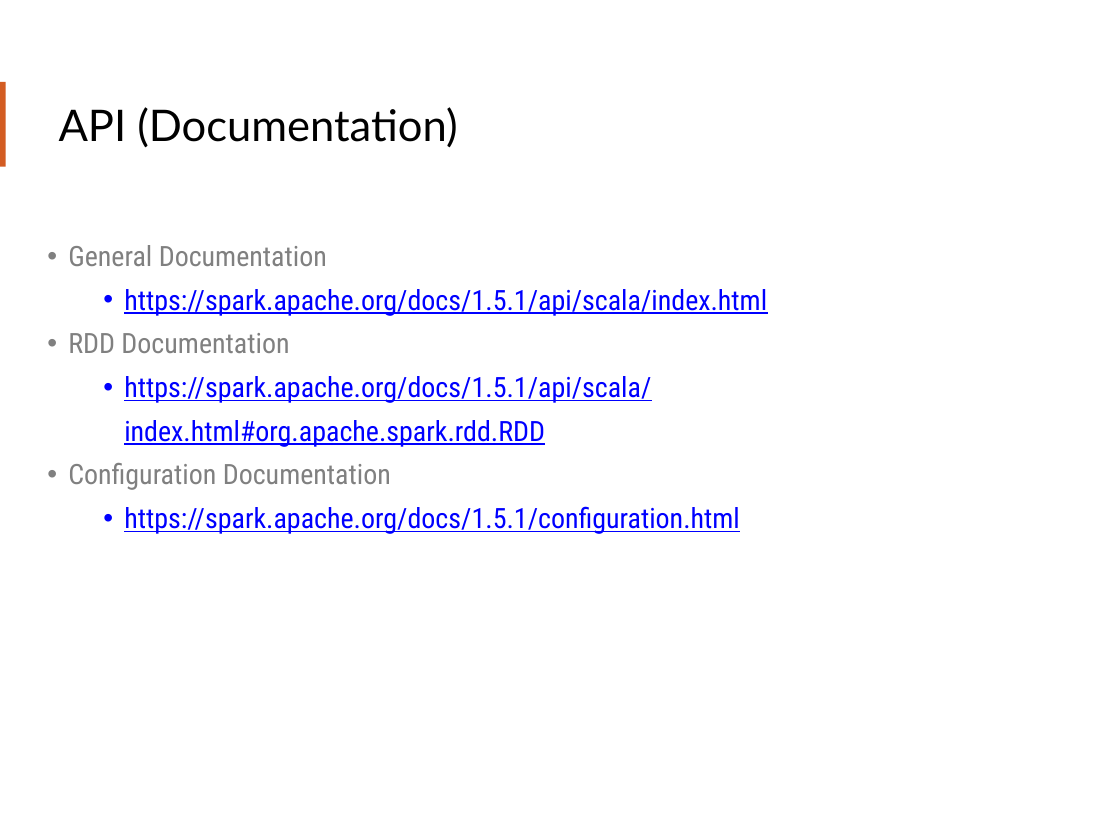
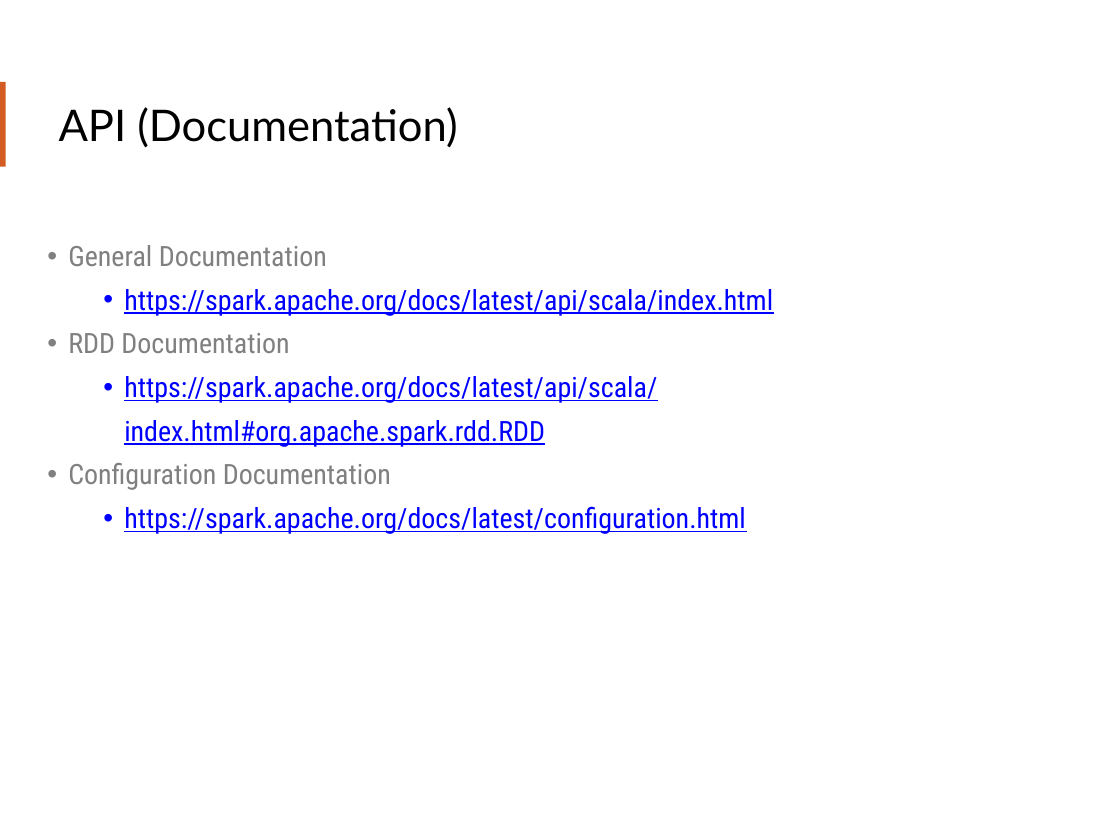
Before and after one commit to teamclairvoyant/intro-to-spark, a slide deck: slide 39 of Intro to Apache Spark Slides.pptx. Drawn at 1120x840 pixels with LibreOffice and Linux fonts; fonts in the diff are those of the drawing. Boxes give left, top, right and bottom in pixels: in the first picture for what was removed or moved away, otherwise in the second. Text is boxed around its words. In the diff, an @@ line names an element or a change of style, - is before the commit and + after.

Commit message:
Cleaning up slides a little more and reading some test files.  Adding a setup document and updating the readme file.

```diff
--- a/Intro to Apache Spark Slides.pptx
+++ b/Intro to Apache Spark Slides.pptx
@@ text at <box>124,289,773,316</box>: text changed @@
-  • https://spark.apache.org/docs/1.5.1/api/scala/index.html
+  • https://spark.apache.org/docs/latest/api/scala/index.html
@@ text at <box>124,376,657,447</box>: text changed @@
-  • https://spark.apache.org/docs/1.5.1/api/scala/index.html#org.apache.spark.rdd.RDD
+  • https://spark.apache.org/docs/latest/api/scala/index.html#org.apache.spark.rdd.RDD
@@ text at <box>124,506,746,534</box>: text changed @@
-  • https://spark.apache.org/docs/1.5.1/configuration.html
+  • https://spark.apache.org/docs/latest/configuration.html
```
Also in this commit, not shown: 37 other slides changed, 1 slide added, 4 other files.
